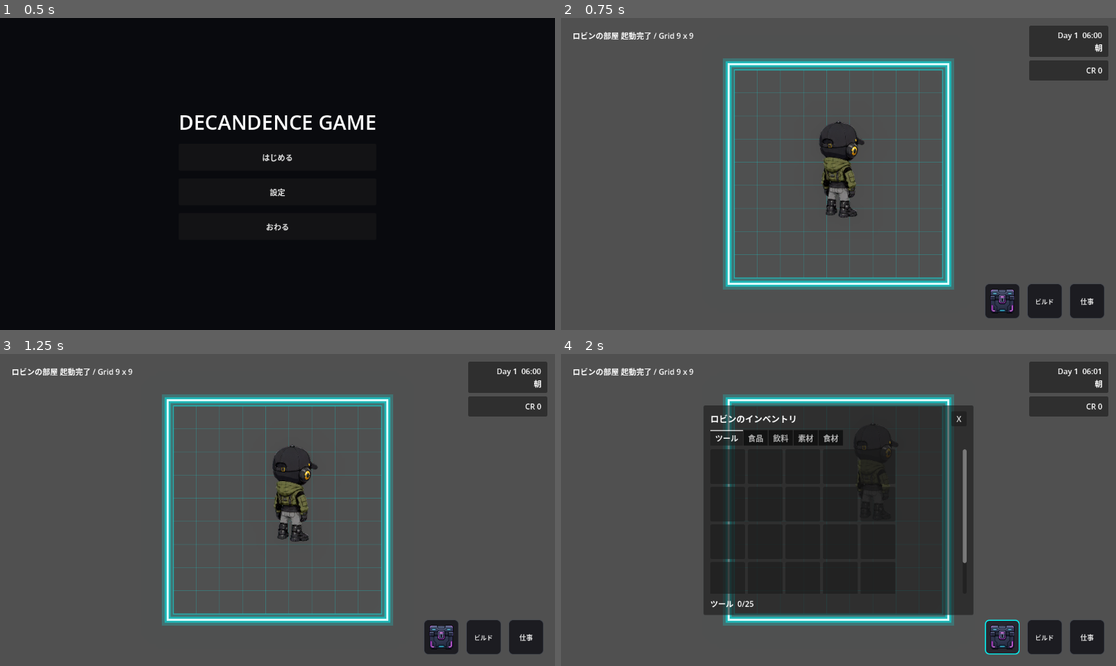
Above: before the commit, frames 1-4 (two rows, left to right).
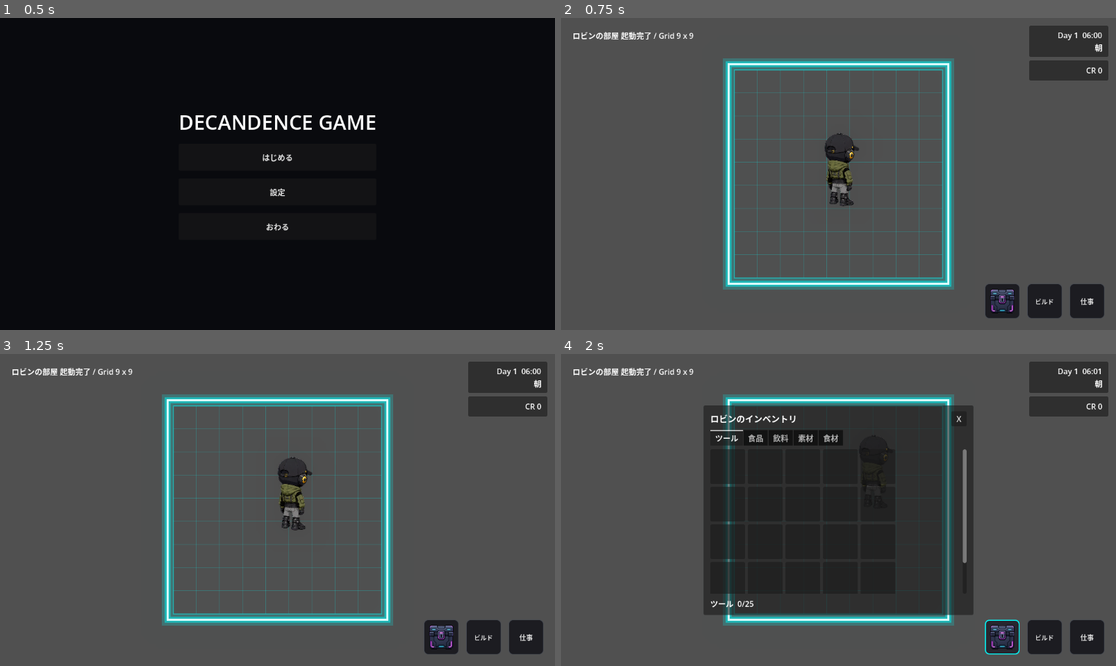
Above: after the commit, the same moments.

Repository: grimoire1089-coder/optimistic
Game: Godot game, scene res://Scenes/Boot/TitleScene.tscn
The game is run twice, just before and just after one commit, with the same random seed, the same clock (stepped at 60 frames per second) and the same inputs.
Inputs (mouse positions are in pixels of both pictures, inside the frame that each line leads up to):
- Up to frame 1 (0.5 s): no input
- Up to frame 2 (0.75 s): click "はじめる" at 0.5 s
- Up to frame 3 (1.25 s): no input
- Up to frame 4 (2 s): click (1005, 637) at 1.25 s

Frame 1 is identical in both runs. In frame 2, 1.0% of the frame differs, in the area x 46-55%, y 33-64%; in frame 3, 1.0%; in frame 4, less than 0.1%.

Commit message:
Resize Robin to fit mattress scale

Diff:
--- a/Scenes/Characters/Robin/RobinWanderActor.tscn
+++ b/Scenes/Characters/Robin/RobinWanderActor.tscn
@@ -9,10 +9,10 @@
 [ext_resource type="Script" path="res://Scripts/Characters/Robin/Modules/RobinInventoryModule.gd" id="7_inventory_module"]
 
 [sub_resource type="CircleShape2D" id="CircleShape2D_robin"]
-radius = 12.0
+radius = 10.0
 
 [sub_resource type="RectangleShape2D" id="RectangleShape2D_click_area"]
-size = Vector2(180, 220)
+size = Vector2(136, 168)
 
 [node name="Robin" type="CharacterBody2D"]
 position = Vector2(576, 360)
@@ -26,10 +26,10 @@
 vframes = 4
 frame = 0
 centered = true
-scale = Vector2(0.5, 0.5)
+scale = Vector2(0.38, 0.38)
 
 [node name="CollisionShape2D" type="CollisionShape2D" parent="."]
-position = Vector2(0, 24)
+position = Vector2(0, 18)
 shape = SubResource("CircleShape2D_robin")
 
 [node name="ClickArea2D" type="Area2D" parent="."]
@@ -49,6 +49,7 @@
 screen_margin = 96.0
 side_ui_margin = 280.0
 movement_area_provider_path = NodePath("../RobinRoomMap")
+visual_half_extents = Vector2(36, 58)
 
 [node name="RobinWalkSpriteAnimator" type="Node" parent="."]
 script = ExtResource("4_animator")
